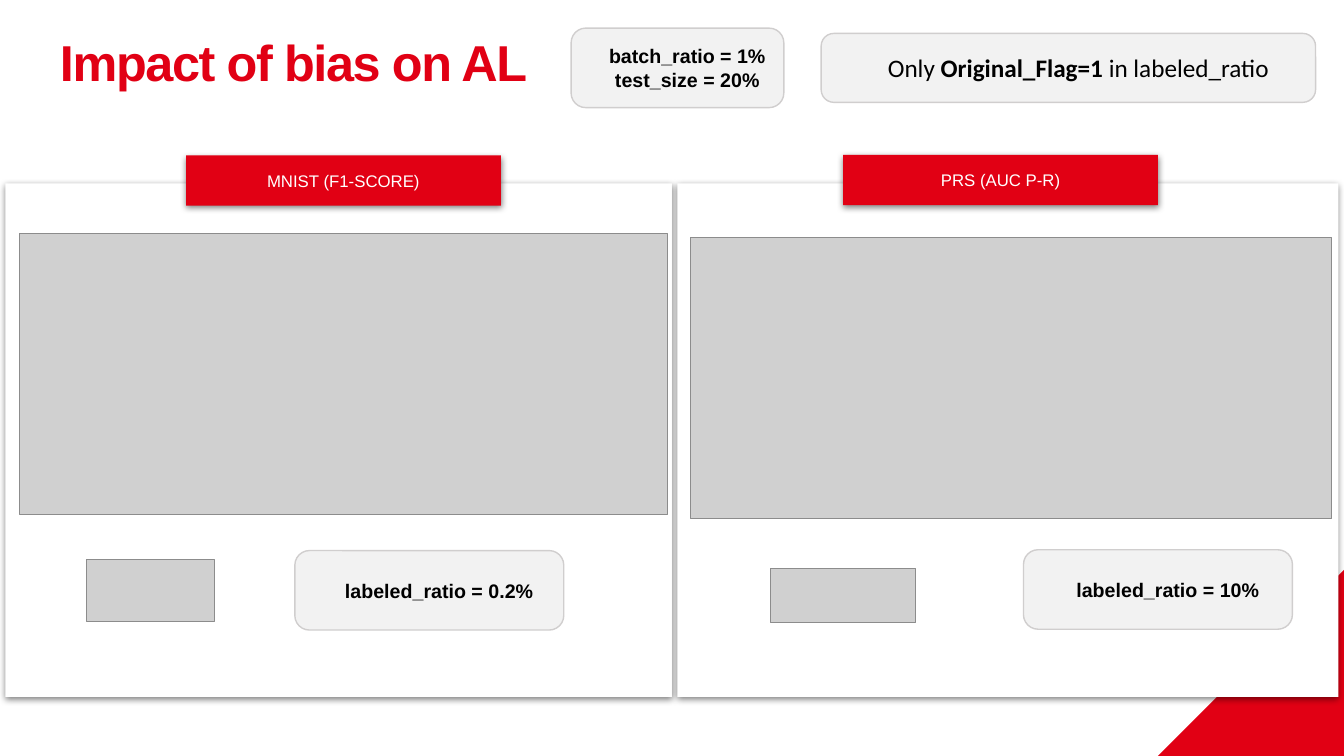
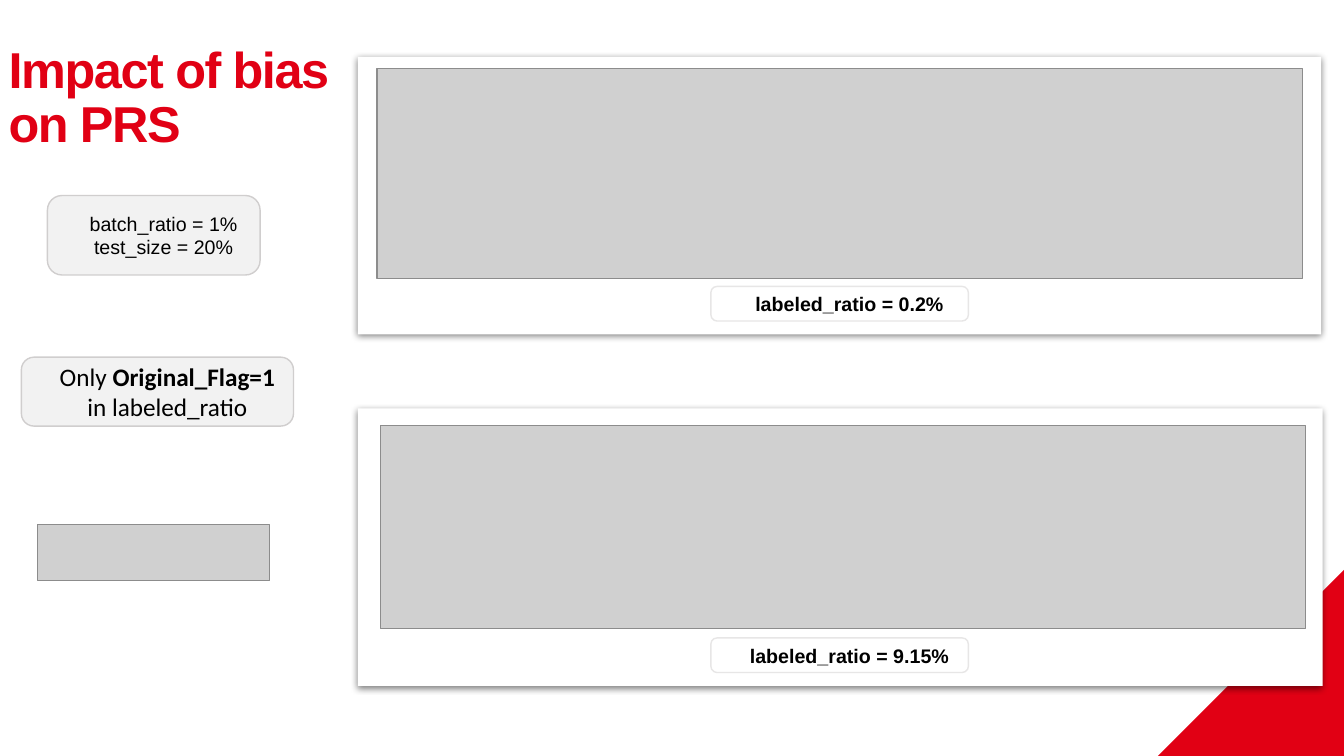
Before and after one commit to ValentinCousin-betclic/active_learning, a slide deck: slide 25 of prez/Présentation Active Learning.pptx. Drawn at 1344x756 pixels with LibreOffice and Linux fonts; fonts in the diff are those of the drawing; grey boxes stand for pictures; background and template pictures are left out. Boxes give left, top, right and bottom in pixels: in the first picture for what was removed or moved away, otherwise in the second. Text is boxed around its words. In the diff, an @@ line names an element or a change of style, - is before the commit and + after.

```diff
--- a/prez/Présentation Active Learning.pptx
+++ b/prez/Présentation Active Learning.pptx
@@ text at [9, 51, 330, 143]: text changed @@
-Impact of bias on AL
+Impact of bias on PRS
@@ rectangle added at [358, 56, 1322, 334], fill #FFFFFF @@
@@ picture added at [377, 69, 1303, 278] @@
@@ rounded rectangle removed at [187, 155, 501, 206] @@
-MNIST (F1-SCORE)
@@ rounded rectangle removed at [844, 155, 1158, 206] @@
-PRS (AUC P-R)
@@ rectangle removed at [5, 184, 671, 697] @@
@@ rounded rectangle "batch_ratio = 1%": place and size @@
-rounded rectangle "batch_ratio = 1%" at [572, 28, 784, 108]
+rounded rectangle "batch_ratio = 1%" at [47, 196, 260, 275]
@@ rounded rectangle "batch_ratio = 1%" at [47, 196, 260, 275]: bold off @@
@@ picture removed at [20, 234, 667, 515] @@
@@ picture removed at [691, 237, 1332, 518] @@
@@ rounded rectangle "labeled_ratio = 0.2%": place and size @@
-rounded rectangle "labeled_ratio = 0.2%" at [295, 551, 565, 630]
+rounded rectangle "labeled_ratio = 0.2%" at [711, 286, 969, 321]
@@ rounded rectangle "labeled_ratio = 0.2%" at [711, 286, 969, 321]: fill #F2F2F2 to #FFFFFF; outline #D0CECE 1 pt to #E7E6E6 1 pt @@
@@ rounded rectangle "Only Original_Flag=1 in labeled_ratio": place and size @@
-rounded rectangle "Only Original_Flag=1 in labeled_ratio" at [822, 33, 1317, 102]
+rounded rectangle "Only Original_Flag=1 in labeled_ratio" at [21, 357, 293, 425]
@@ rectangle: place and size @@
-rectangle at [678, 184, 1339, 697]
+rectangle at [358, 408, 1323, 686]
@@ picture added at [381, 425, 1307, 629] @@
@@ picture added at [37, 524, 270, 581] @@
@@ picture removed at [86, 560, 214, 621] @@
@@ picture removed at [771, 569, 917, 623] @@
@@ rounded rectangle removed at [1023, 549, 1293, 629] @@
-labeled_ratio = 10%
@@ rounded rectangle added at [711, 638, 969, 673], fill #FFFFFF, outline #E7E6E6 1 pt, 14 pt, text #000000, bold @@
+labeled_ratio = 9.15%
```
Also in this commit, not shown: 9 other slides changed, 1 other file.
